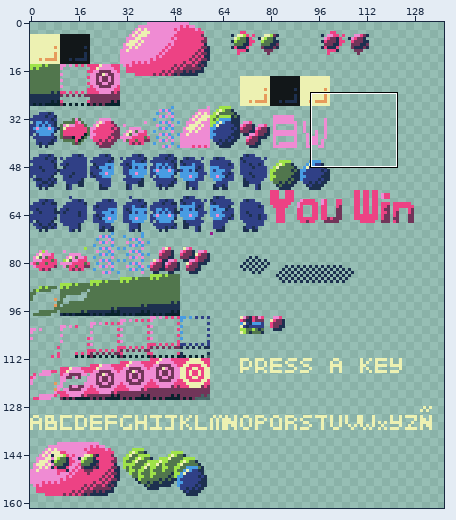
One commit to this sprite sheet: graphics/spritesheet.png. The first picture is a wide view before the edit; the outline marks the close-up.
Close-up. As it was:
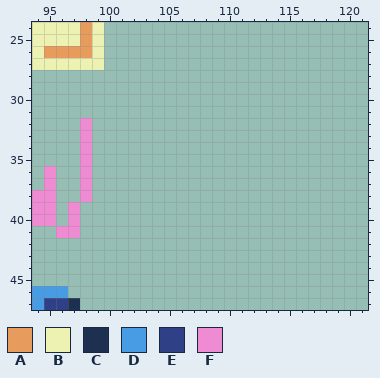
The file is 140x256 pixels. Shown: x 94..121, y 24..47. The wide view leaves out empty margins.
Palette (. is transparent): A #e79b5c  B #edf1b2  C #1d304f  D #489ce3  E #304086  F #ef8bd3
Pixels before, first column x 94:
24 BBBBAB
25 BBBBAB
26 BAAAAB
27 BBBBBB
28 ......
29 ......
30 ......
31 ......
32 ....F.
33 ....F.
34 ....F.
35 ....F.
36 .F..F.
37 .F..F.
38 FF..F.
39 FF.F..
40 FF.F..
41 ..FF..
42 ......
43 ......
44 ......
45 ......
46 DDD...
47 DEEC..
After:
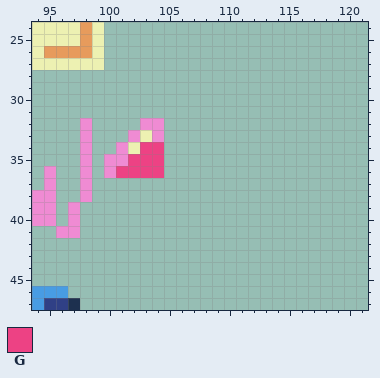
Colours new in this view: G #ed4284
Diff:
y 32: x 103..104 .. -> FF
y 33: x 102..104 ... -> FBF
y 34: x 101..104 .... -> FBGG
y 35: x 100..104 ..... -> FFGGG
y 36: x 100..104 ..... -> FGGGG
